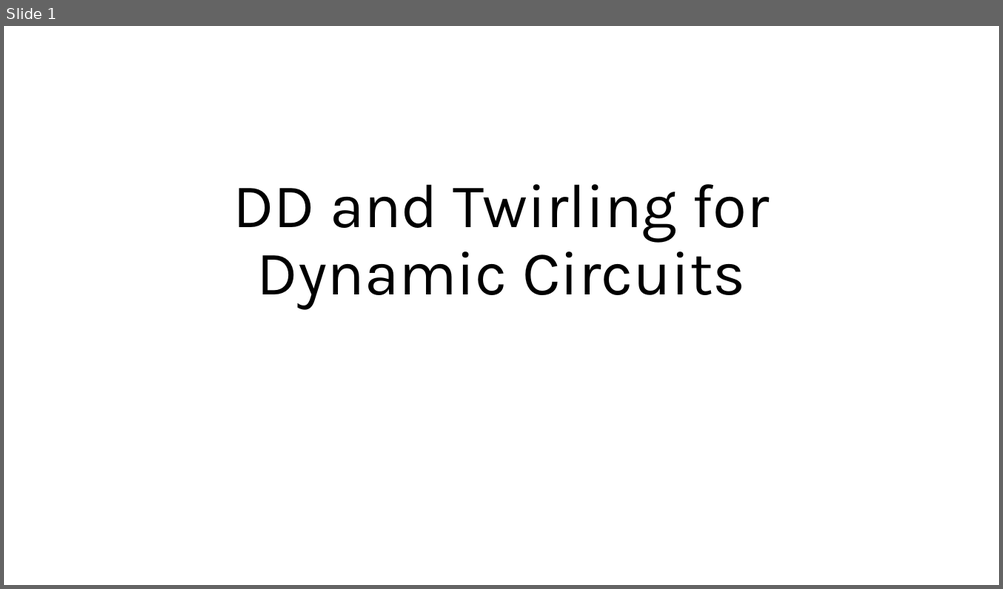
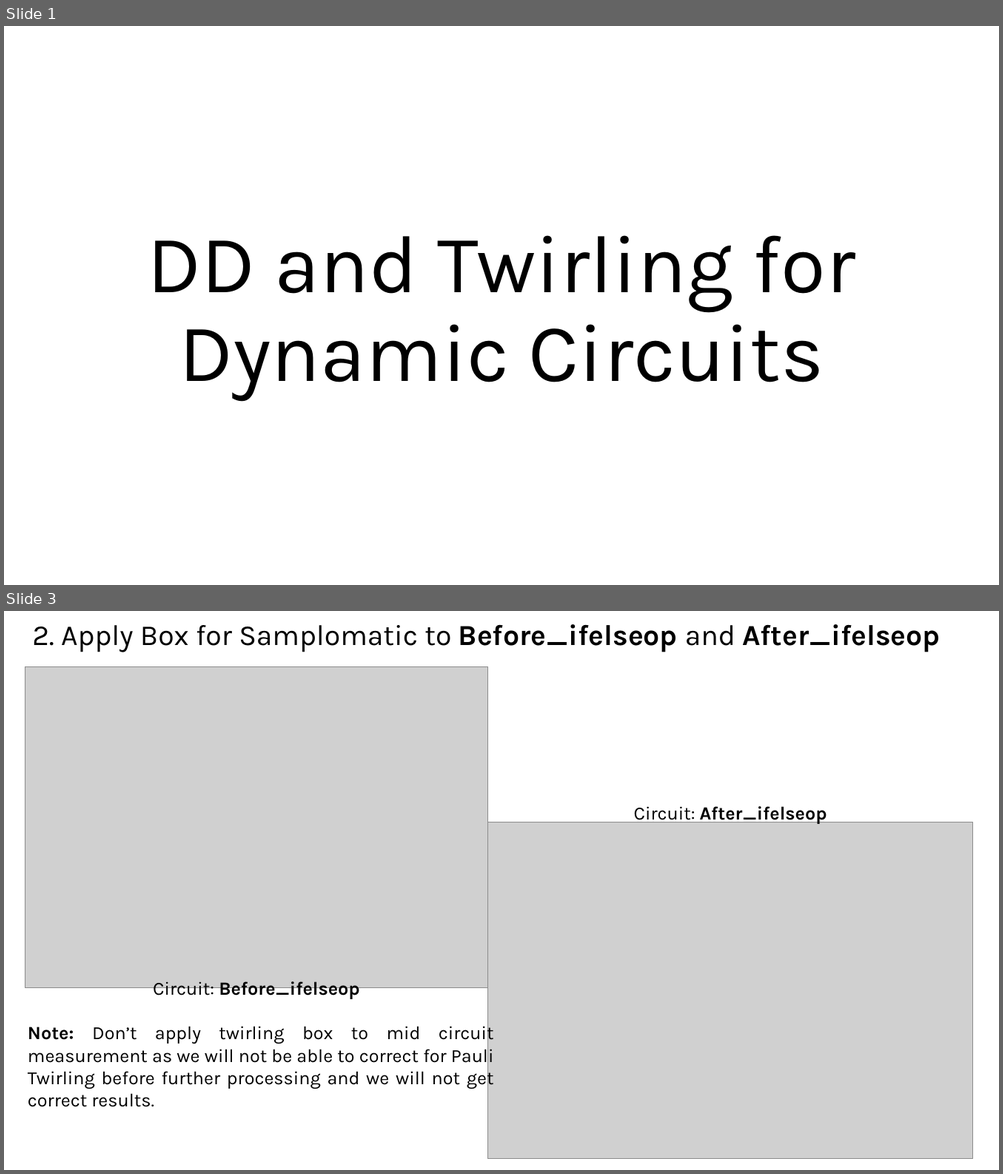
Before and after one commit to Shreyansh9878/8-Qubit-Bell-Inequality, a slide deck: DD and Twirling for Dynamic Circuits.pptx. Shown one above the other, each under a label of ours: slide 1 before the commit, slides 1 and 3 after it; the slides between them are not shown. The pictures are 1003x589 and 1003x1174 pixels, drawn with LibreOffice and Linux fonts; fonts in the diff are those of the drawing; grey boxes stand for pictures. Boxes give left, top, right and bottom in pixels: in the first picture for what was removed or moved away, otherwise in the second. Text is boxed around its words. In the diff, an @@ line names an element or a change of style, - is before the commit and + after.

```diff
--- a/DD and Twirling for Dynamic Circuits.pptx
+++ b/DD and Twirling for Dynamic Circuits.pptx
@@ slide 3 added at box(4, 611, 999, 1170), background #FFFFFF @@
@@ text added at box(32, 624, 939, 652), 28 pt, text #000000 @@
+2. Apply Box for Samplomatic to Before_ifelseop and After_ifelseop
@@ picture added at box(25, 667, 487, 988) @@
@@ text added at box(634, 806, 827, 825), 18 pt, text #000000, bold @@
+Circuit: After_ifelseop
@@ picture added at box(488, 822, 973, 1159) @@
@@ text added at box(153, 982, 360, 999), 18 pt, text #000000, bold @@
+Circuit: Before_ifelseop
@@ text added at box(28, 1023, 494, 1089), 18 pt, text #000000 @@
+Note: Don’t apply twirling box to mid circuit measurement as we will not be able to correct for Pauli Twirling before further processing and we will not get correct results.
@@ slide 1 changed as well @@
@@ title "DD and Twirling for Dynamic ...": place and size @@
-title "DD and Twirling for Dynamic ..." at box(233, 184, 769, 309)
+title "DD and Twirling for Dynamic ..." at box(147, 235, 855, 400)
@@ title "DD and Twirling for Dynamic ..." at box(147, 235, 855, 400): size 60 to 79.2 pt @@
```
Also in this commit, not shown: 7 other slides added, 1 slide removed.
